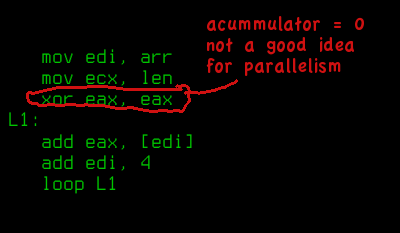
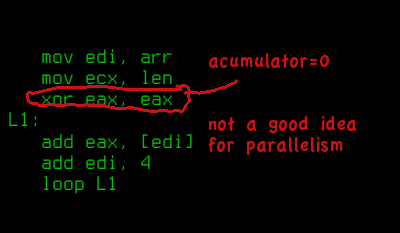
The second w=400, h=233 image is a revision of the first. Changes to its layers:
renamed "acummulator = 0 ..." to "acumulator=0 ...", painted on it over bbox(206, 16, 364, 155)
